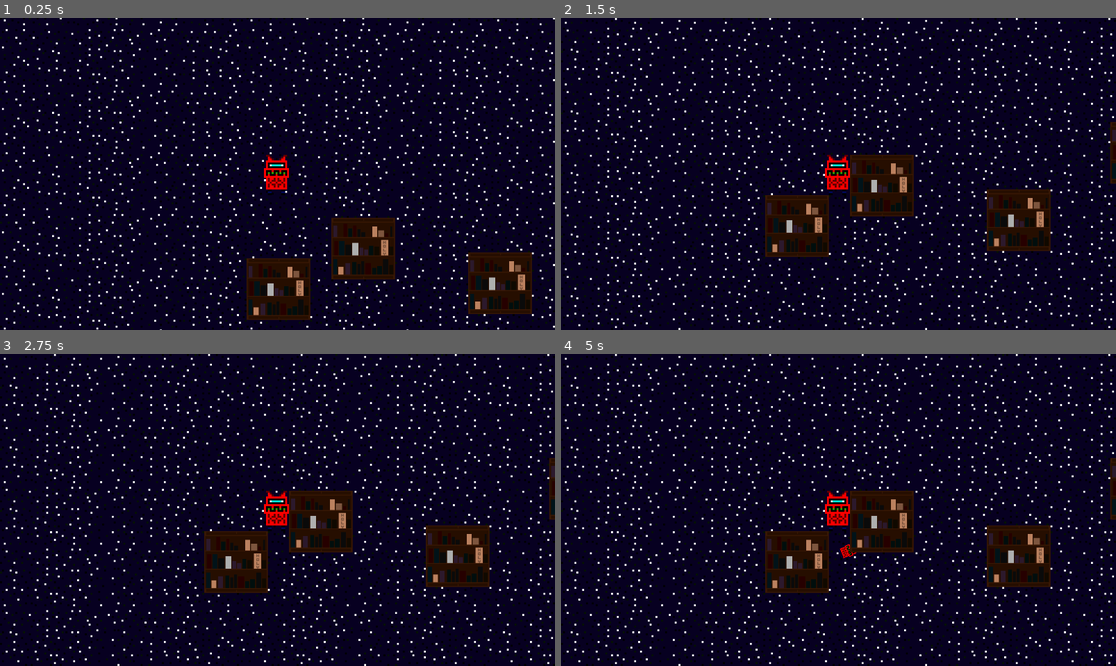
Above: before the commit, frames 1-4 (two rows, left to right).
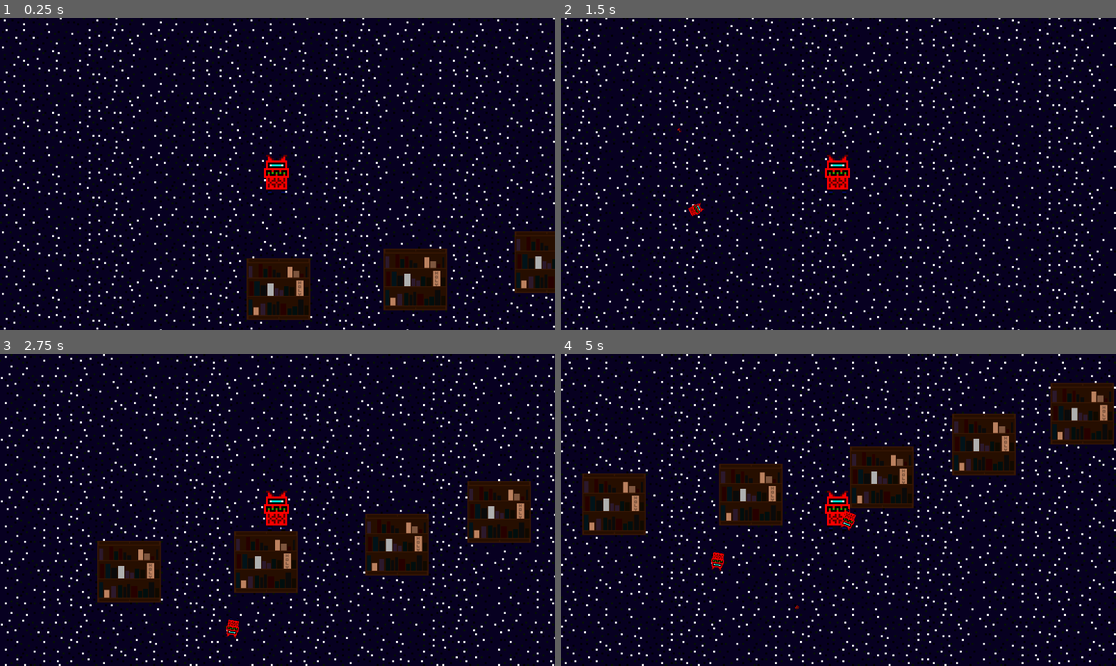
Above: after the commit, the same moments.

Repository: Alphen23498/repository1-txt
Game: Godot game, scene res://Floup/level_2.tscn
Two runs of this game, one before a commit and one after it. Both use one fixed random seed, a clock stepped at 60 frames per second and the inputs below. This scene is started directly instead of the project's main scene.
Inputs:
- Up to frame 1 (0.25 s): no input
- Up to frame 2 (1.5 s): tap Enter (ui_accept) at 0.5 s; tap W (jump) at 0.77 s
- Up to frame 3 (2.75 s): tap W (jump) at 1.52 s
- Up to frame 4 (5 s): tap Enter (ui_accept) at 2.75 s; tap W (jump) at 3.02, 3.77, 4.52 s

The runs differ from the first frame. In frame 1, 6.3% of the frame differs, in the area x 59-100%, y 64-95%; in frame 2, 21%; in frame 3, 25%; in frame 4, 28%, in the area x 0-100%, y 0-100%.

Commit message:
fgbjbrbv wkjs

Diff:
--- a/Floup/level_2.tscn
+++ b/Floup/level_2.tscn
@@ -3,10 +3,10 @@
 [ext_resource type="Texture2D" uid="uid://bpw7qaonjcbdm" path="res://Assets/Background.png" id="1_ql07h"]
 [ext_resource type="PackedScene" uid="uid://ckudr8chj1kgo" path="res://Floup/player.tscn" id="3_hyr8u"]
 [ext_resource type="PackedScene" uid="uid://qpiur157tqvh" path="res://Floup/kill_zone.tscn" id="4_75lbf"]
+[ext_resource type="Script" uid="uid://bcwgbqomarwm4" path="res://Floup/next_level.gd" id="5_ql07h"]
 [ext_resource type="PackedScene" uid="uid://d0lryi26yd36c" path="res://ship.tscn" id="6_2rd8c"]
 [ext_resource type="PackedScene" uid="uid://cee7stike722d" path="res://Floup/level_3.tscn" id="6_ql07h"]
 [ext_resource type="PackedScene" uid="uid://cb3xeyy2e4vpv" path="res://Floup/shelf.tscn" id="7_o6o8x"]
-[ext_resource type="Script" uid="uid://mernhpwki5pt" path="res://Floup/kill_zone.gd" id="7_sjwvu"]
 [ext_resource type="Texture2D" uid="uid://cicqo18yc6nvl" path="res://Assets/PORTAL.png" id="8_uc2yq"]
 
 [sub_resource type="RectangleShape2D" id="RectangleShape2D_tlwt5"]
@@ -38,7 +38,7 @@
 position = Vector2(1202, 115)
 
 [node name="NEXT LEVEL" type="Area2D" parent="." unique_id=1189951387]
-script = ExtResource("7_sjwvu")
+script = ExtResource("5_ql07h")
 next_level = ExtResource("6_ql07h")
 
 [node name="CollisionShape2D" type="CollisionShape2D" parent="NEXT LEVEL" unique_id=768887784]
@@ -46,7 +46,7 @@
 shape = SubResource("RectangleShape2D_o6o8x")
 
 [node name="Sprite2D" type="Sprite2D" parent="NEXT LEVEL" unique_id=1441844004]
-position = Vector2(1244.0001, 31)
+position = Vector2(1241.0001, 31.000002)
 scale = Vector2(0.79687357, 0.9375)
 texture = ExtResource("8_uc2yq")
 
@@ -71,13 +71,13 @@
 position = Vector2(764, 58)
 
 [node name="StaticBody2D12" parent="." unique_id=691657835 instance=ExtResource("7_o6o8x")]
-position = Vector2(689, -78)
+position = Vector2(676, 11)
 
 [node name="StaticBody2D13" parent="." unique_id=1537348158 instance=ExtResource("7_o6o8x")]
-position = Vector2(634, -32)
+position = Vector2(609, -10)
 
 [node name="StaticBody2D14" parent="." unique_id=2073756212 instance=ExtResource("7_o6o8x")]
-position = Vector2(578, 4)
+position = Vector2(554, 3)
 
 [node name="StaticBody2D4" parent="." unique_id=1957621736 instance=ExtResource("7_o6o8x")]
 position = Vector2(492, 21)
@@ -86,16 +86,16 @@
 position = Vector2(383, 7)
 
 [node name="StaticBody2D6" parent="." unique_id=1101590880 instance=ExtResource("7_o6o8x")]
-position = Vector2(289, -106)
+position = Vector2(304, -62)
 
 [node name="StaticBody2D7" parent="." unique_id=2026192828 instance=ExtResource("7_o6o8x")]
-position = Vector2(235, -72)
+position = Vector2(244, -54)
 
 [node name="StaticBody2D9" parent="." unique_id=765021089 instance=ExtResource("7_o6o8x")]
-position = Vector2(180, -45)
+position = Vector2(193, -38)
 
 [node name="StaticBody2D10" parent="." unique_id=1184378709 instance=ExtResource("7_o6o8x")]
-position = Vector2(116, -10)
+position = Vector2(140, -21)
 
 [node name="StaticBody2D3" parent="." unique_id=629035539 instance=ExtResource("7_o6o8x")]
-position = Vector2(45, -28)
+position = Vector2(72, -12)
